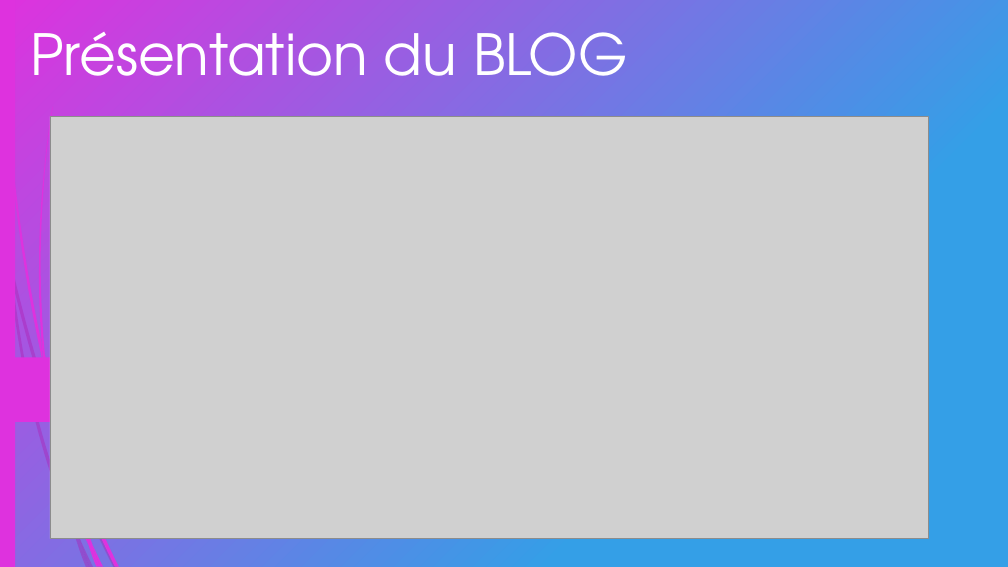
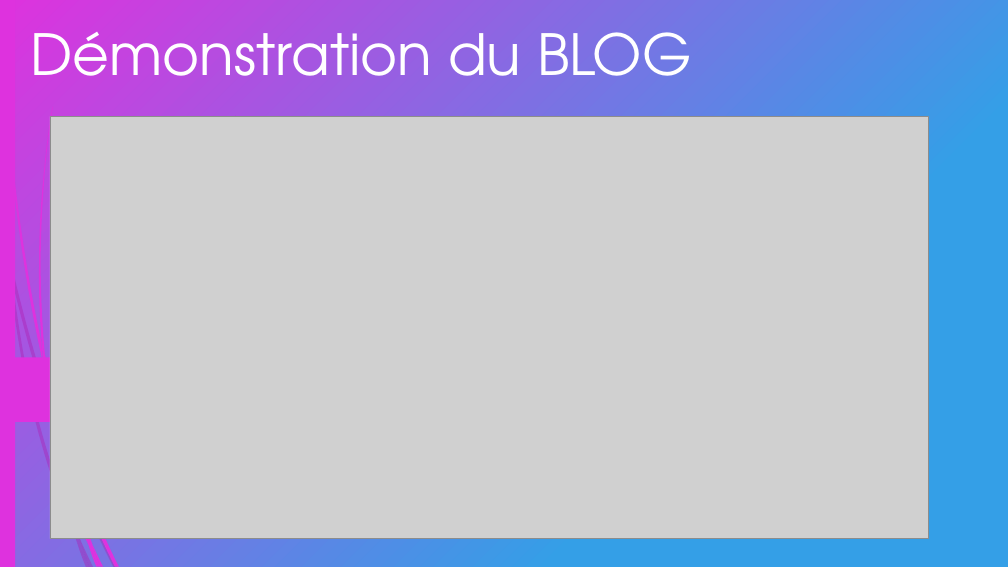
Before and after one commit to avamdui/OCR-Projet-5, a slide deck: slide 14 of Diagrammes/PPT/BlogPro.pptx (slide 10 before the commit). Drawn at 1008x567 pixels with LibreOffice and Linux fonts; fonts in the diff are those of the drawing; grey boxes stand for pictures; background and template pictures are left out. Boxes give left, top, right and bottom in pixels: in the first picture for what was removed or moved away, otherwise in the second. Text is boxed around its words. In the diff, an @@ line names an element or a change of style, - is before the commit and + after.

```diff
--- a/Diagrammes/PPT/BlogPro.pptx
+++ b/Diagrammes/PPT/BlogPro.pptx
@@ title at (30,32,692,100): text changed @@
-Présentation du BLOG
+Démonstration du BLOG
```
Also in this commit, not shown: 1 slide added, 3 other files.
